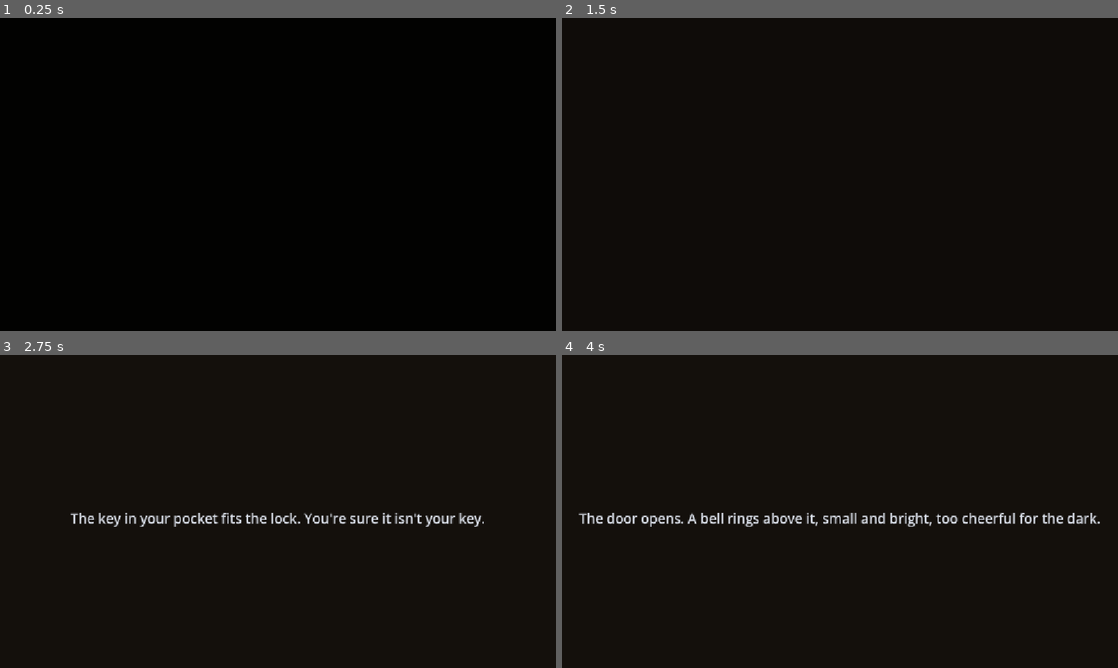
Above: before the commit, frames 1-4 (two rows, left to right).
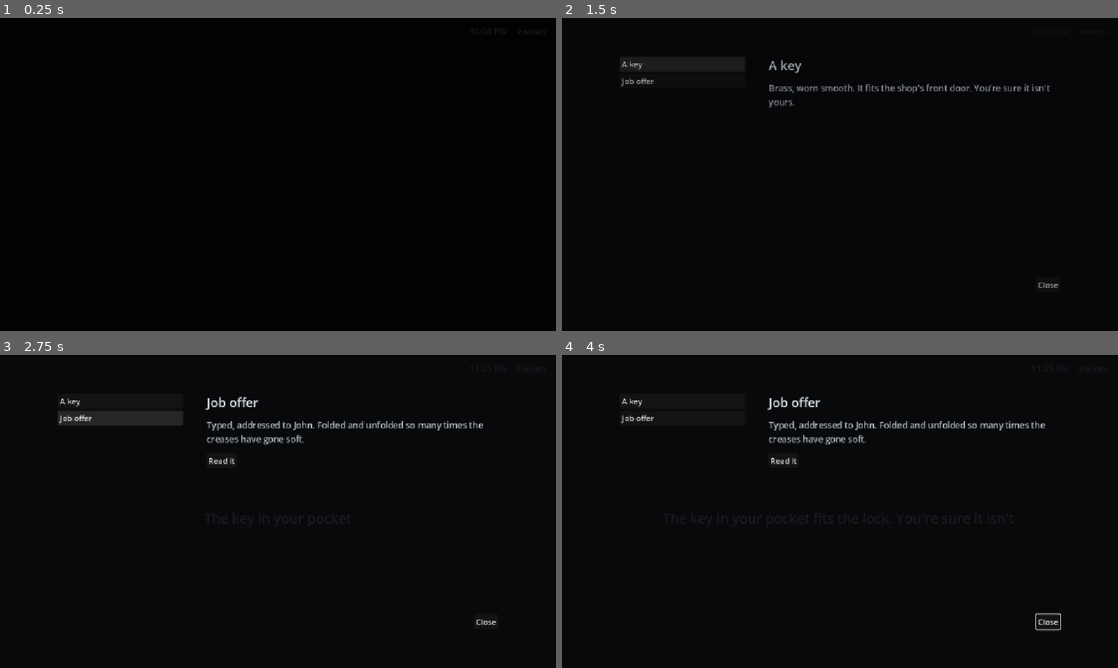
Above: after the commit, the same moments.

Repository: MicolDellaColletta/breakup
Game: Godot game, scene res://scenes/shop.tscn
Same seed, same stepped clock (60 frames per second), same inputs: the game is played once before the commit and once after it. This scene is started directly instead of the project's main scene. Sound files missing from this copy of the repository are replaced by a short silence.
Inputs (mouse positions are in pixels of both pictures, inside the frame that each line leads up to):
- Up to frame 1 (0.25 s): no input
- Up to frame 2 (1.5 s): click (1095, 30) at 0.5 s, where only the run after the commit has a clickable "Pockets"; click (684, 64) at 1.25 s, where only the run after the commit has a clickable "A key"
- Up to frame 3 (2.75 s): click (122, 417) at 2 s, where only the run after the commit has a clickable "Job offer"
- Up to frame 4 (4 s): click (784, 461) at 2.75 s, where only the run after the commit has a clickable "Read it"; click (840, 646) at 3.5 s, where only the run after the commit has a clickable "Put it away"

The runs differ from the first frame. In frame 1, less than 0.1% of the frame differs, in the area x 93-94%, y 3-4%; in frame 2, 0.9%; in frame 3, 3.6%, in the area x 10-90%, y 13-87%; in frame 4, 3.0%.

Commit message:
Add clock, pockets inventory and new sounds
- Time: GameState keeps the minutes of the night; story tags time=+15
  and time=23:30 move it forward, if=hour>=24 checks it; a clock in the
  new Hud shows it
- Inventory: items defined in story/items.cfg; take= and lose= tags,
  if=has:item condition; Pockets panel lists items and opens documents;
  queued "Added to your pockets" notes
- Prologue items: key, job offer, pawn ticket, rental agreement,
  letter (moved to story/documents so it can be re-read), Polaroid
- Narrator plays sound=/stop= tags for any scene that registers its
  sounds; after=bell waits for a sound to finish first
- New sounds: door shut, floorboards, knock and knock back in the shop;
  stairs, wind, wind chimes and TV static in the apartment
- New TV object in the apartment
- Car object buttons hide while examining so choices aren't covered

Co-Authored-By: Claude Opus 5.5 <noreply@anthropic.com>

Diff:
--- a/project.godot
+++ b/project.godot
@@ -19,6 +19,7 @@
 
 GameState="*uid://bnkvfcratkrx3"
 Transition="*res://scripts/transition.gd"
+Hud="*res://scenes/hud.tscn"
 
 [display]
 
--- a/scenes/apartment.tscn
+++ b/scenes/apartment.tscn
@@ -3,6 +3,10 @@
 [ext_resource type="Script" uid="uid://b70g8y11p0px" path="res://scripts/apartment.gd" id="1_pkwu2"]
 [ext_resource type="PackedScene" uid="uid://52gnq1c4els7" path="res://scenes/narrator.tscn" id="2_jq6rh"]
 [ext_resource type="AudioStream" uid="uid://d36jhfis185x" path="res://audio/freesound_community-radio-static-2-26831.mp3" id="3_jq6rh"]
+[ext_resource type="AudioStream" uid="uid://taqq4f8e7x83" path="res://audio/freesound_community-2-wood-staircase-old-creaking-footsteps-25941.mp3" id="4_stairs"]
+[ext_resource type="AudioStream" uid="uid://c0jpknx6vd8yr" path="res://audio/freesound_community-windy-day-indoors-windows-rattle-17087.mp3" id="5_wind"]
+[ext_resource type="AudioStream" uid="uid://b18rc4uxj4gv3" path="res://audio/freesound_community-small-wind-chimes-29982.mp3" id="6_chimes"]
+[ext_resource type="AudioStream" uid="uid://csrlyhxwjl870" path="res://audio/yourugor-tv-static-noise-291374.mp3" id="7_tv"]
 
 [node name="Apartment" type="Control" unique_id=1639265716]
 layout_mode = 3
@@ -71,8 +75,36 @@
 layout_mode = 2
 text = "Coat"
 
+[node name="TVButton" type="Button" parent="Objects" unique_id=1928374650]
+unique_name_in_owner = true
+layout_mode = 2
+text = "TV"
+
 [node name="RadioNight" type="AudioStreamPlayer" parent="." unique_id=1629980858]
 unique_name_in_owner = true
 stream = ExtResource("3_jq6rh")
 volume_db = -20.0
 parameters/looping = true
+
+
+[node name="Stairs" type="AudioStreamPlayer" parent="." unique_id=1530495867]
+unique_name_in_owner = true
+stream = ExtResource("4_stairs")
+volume_db = -6.0
+
+[node name="Wind" type="AudioStreamPlayer" parent="." unique_id=1630596968]
+unique_name_in_owner = true
+stream = ExtResource("5_wind")
+volume_db = -22.0
+autoplay = true
+parameters/looping = true
+
+[node name="Chimes" type="AudioStreamPlayer" parent="." unique_id=1730698069]
+unique_name_in_owner = true
+stream = ExtResource("6_chimes")
+volume_db = -14.0
+
+[node name="TVStatic" type="AudioStreamPlayer" parent="." unique_id=1830799170]
+unique_name_in_owner = true
+stream = ExtResource("7_tv")
+volume_db = -12.0
--- /dev/null
+++ b/scenes/hud.tscn
@@ -0,0 +1,116 @@
+[gd_scene format=3]
+
+[ext_resource type="Script" path="res://scripts/hud.gd" id="1_hud"]
+[ext_resource type="PackedScene" uid="uid://tyul2dy2d37i" path="res://scenes/document_viewer.tscn" id="2_doc"]
+
+[node name="Hud" type="CanvasLayer" unique_id=1102938475]
+layer = 50
+script = ExtResource("1_hud")
+
+[node name="TopBar" type="HBoxContainer" parent="." unique_id=1203948576]
+anchors_preset = 1
+anchor_left = 1.0
+anchor_right = 1.0
+offset_left = -220.0
+offset_top = 12.0
+offset_right = -16.0
+offset_bottom = 44.0
+grow_horizontal = 0
+theme_override_constants/separation = 16
+alignment = 2
+
+[node name="ClockLabel" type="Label" parent="TopBar" unique_id=1304958677]
+unique_name_in_owner = true
+layout_mode = 2
+theme_override_colors/font_color = Color(0.85, 0.87, 0.91, 0.8)
+theme_override_font_sizes/font_size = 18
+text = "10:00 PM"
+vertical_alignment = 1
+
+[node name="PocketsButton" type="Button" parent="TopBar" unique_id=1405968778]
+unique_name_in_owner = true
+layout_mode = 2
+text = "Pockets"
+
+[node name="Toast" type="Label" parent="." unique_id=1506978879]
+unique_name_in_owner = true
+anchors_preset = 5
+anchor_left = 0.5
+anchor_right = 0.5
+offset_left = -300.0
+offset_top = 16.0
+offset_right = 300.0
+offset_bottom = 44.0
+grow_horizontal = 2
+theme_override_colors/font_color = Color(0.85, 0.87, 0.91, 1)
+theme_override_font_sizes/font_size = 18
+text = "Added to your pockets: "
+horizontal_alignment = 1
+
+[node name="PocketsPanel" type="ColorRect" parent="." unique_id=1607988980]
+unique_name_in_owner = true
+anchors_preset = 15
+anchor_right = 1.0
+anchor_bottom = 1.0
+grow_horizontal = 2
+grow_vertical = 2
+color = Color(0.03, 0.035, 0.045, 0.92)
+
+[node name="Margins" type="MarginContainer" parent="PocketsPanel" unique_id=1708998081]
+layout_mode = 1
+anchors_preset = 15
+anchor_right = 1.0
+anchor_bottom = 1.0
+grow_horizontal = 2
+grow_vertical = 2
+theme_override_constants/margin_left = 120
+theme_override_constants/margin_top = 80
+theme_override_constants/margin_right = 120
+theme_override_constants/margin_bottom = 80
+
+[node name="Layout" type="HBoxContainer" parent="PocketsPanel/Margins" unique_id=1809008182]
+layout_mode = 2
+theme_override_constants/separation = 48
+
+[node name="ItemButtons" type="VBoxContainer" parent="PocketsPanel/Margins/Layout" unique_id=1910018283]
+unique_name_in_owner = true
+custom_minimum_size = Vector2(260, 0)
+layout_mode = 2
+
+[node name="Details" type="VBoxContainer" parent="PocketsPanel/Margins/Layout" unique_id=2011028384]
+layout_mode = 2
+size_flags_horizontal = 3
+theme_override_constants/separation = 16
+
+[node name="ItemName" type="Label" parent="PocketsPanel/Margins/Layout/Details" unique_id=2112038485]
+unique_name_in_owner = true
+layout_mode = 2
+theme_override_colors/font_color = Color(0.85, 0.87, 0.91, 1)
+theme_override_font_sizes/font_size = 26
+
+[node name="ItemDescription" type="Label" parent="PocketsPanel/Margins/Layout/Details" unique_id=1013048586]
+unique_name_in_owner = true
+layout_mode = 2
+theme_override_colors/font_color = Color(0.7, 0.72, 0.76, 1)
+theme_override_font_sizes/font_size = 18
+autowrap_mode = 2
+
+[node name="ReadButton" type="Button" parent="PocketsPanel/Margins/Layout/Details" unique_id=1114058687]
+unique_name_in_owner = true
+layout_mode = 2
+size_flags_horizontal = 0
+text = "Read it"
+
+[node name="Spacer" type="Control" parent="PocketsPanel/Margins/Layout/Details" unique_id=1215068788]
+layout_mode = 2
+size_flags_vertical = 3
+mouse_filter = 2
+
+[node name="CloseButton" type="Button" parent="PocketsPanel/Margins/Layout/Details" unique_id=1316078889]
+unique_name_in_owner = true
+layout_mode = 2
+size_flags_horizontal = 8
+text = "Close"
+
+[node name="DocumentViewer" parent="." unique_id=1417088990 instance=ExtResource("2_doc")]
+unique_name_in_owner = true
--- a/scenes/shop.tscn
+++ b/scenes/shop.tscn
@@ -8,6 +8,10 @@
 [ext_resource type="AudioStream" uid="uid://b6dkrnkat1vi3" path="res://audio/freesound_community-hum-59083.mp3" id="4_heatd"]
 [ext_resource type="AudioStream" uid="uid://cspfg3qbi7lob" path="res://audio/makigai_maimai-paper-245786.mp3" id="5_1v8qu"]
 [ext_resource type="AudioStream" uid="uid://e45tsmdy1v6x" path="res://audio/freesound_community-tear-paper-103161.mp3" id="6_tear"]
+[ext_resource type="AudioStream" uid="uid://b4gelg4sv5fd1" path="res://audio/soundreality-closed-door-411628.mp3" id="7_doorshut"]
+[ext_resource type="AudioStream" uid="uid://cj2muj1x5nnsb" path="res://audio/soundsgoodmusic-creaking-stairs-306029.mp3" id="8_floor"]
+[ext_resource type="AudioStream" uid="uid://cygvbcgbg1esw" path="res://audio/soundreality-door-knocking-175163.mp3" id="9_knock"]
+[ext_resource type="AudioStream" uid="uid://dgk873oa6xgdh" path="res://audio/dragon-studio-knocking-door-1-397992.mp3" id="10_knockback"]
 [ext_resource type="AudioStream" uid="uid://l26hxl6mp4k7" path="res://audio/freesound_community-phone-hang-up-46793.mp3" id="5_y6sft"]
 [ext_resource type="AudioStream" uid="uid://dia8qe3m72c7e" path="res://audio/freesound_community-telephone-off-hook-us-74706.mp3" id="6_m4ofw"]
 
@@ -110,3 +114,23 @@
 stream = ExtResource("6_m4ofw")
 volume_db = -12.0
 parameters/looping = true
+
+
+[node name="DoorShut" type="AudioStreamPlayer" parent="." unique_id=1520394857]
+unique_name_in_owner = true
+stream = ExtResource("7_doorshut")
+volume_db = -6.0
+
+[node name="Floorboards" type="AudioStreamPlayer" parent="." unique_id=1620495958]
+unique_name_in_owner = true
+stream = ExtResource("8_floor")
+volume_db = -8.0
+
+[node name="Knock" type="AudioStreamPlayer" parent="." unique_id=1720596059]
+unique_name_in_owner = true
+stream = ExtResource("9_knock")
+volume_db = -6.0
+
+[node name="KnockBack" type="AudioStreamPlayer" parent="." unique_id=1820697160]
+unique_name_in_owner = true
+stream = ExtResource("10_knockback")
--- a/scripts/apartment.gd
+++ b/scripts/apartment.gd
@@ -10,7 +10,15 @@
 @onready var bed_button: Button = %BedButton
 @onready var mirror_button: Button = %MirrorButton
 @onready var coat_button: Button = %CoatButton
+@onready var tv_button: Button = %TVButton
 @onready var radio_night: AudioStreamPlayer = %RadioNight
+@onready var wind: AudioStreamPlayer = %Wind
+
+@onready var sounds: Dictionary = {
+	"stairs": %Stairs,
+	"chimes": %Chimes,
+	"tv": %TVStatic,
+}
 
 var _decided: Array[String] = []
 
@@ -22,7 +30,9 @@
 	calendar_button.pressed.connect(_examine.bind("calendar", calendar_button))
 	mirror_button.pressed.connect(_examine.bind("mirror", mirror_button))
 	coat_button.pressed.connect(_examine.bind("coat", coat_button))
+	tv_button.pressed.connect(_examine.bind("tv", tv_button))
 	bed_button.pressed.connect(_on_bed_pressed)
+	narrator.use_sounds(sounds)
 	narrator.section_finished.connect(_on_section_finished)
 	narrator.choice_made.connect(_on_choice_made)
 	narrator.load_story(STORY_PATH)
@@ -59,6 +69,8 @@
 
 func _end_night() -> void:
 	narrator.set_input_enabled(false)
-	create_tween().tween_property(radio_night, "volume_db", -80.0, 2.0)
+	var tween: Tween = create_tween().set_parallel()
+	tween.tween_property(radio_night, "volume_db", -80.0, 2.0)
+	tween.tween_property(wind, "volume_db", -80.0, 2.0)
 	await Transition.fade_out(2.0)
 	print("End of the first night. Prologue complete!")
--- a/scripts/document_viewer.gd
+++ b/scripts/document_viewer.gd
@@ -26,7 +26,7 @@
 	title_label.text = parts[0].strip_edges()
 	body_label.text = parts[1].strip_edges() if parts.size() > 1 else ""
 	_doc_id = doc_id
-	GameState.add_evidence(doc_id)
+	GameState.add_item(doc_id)
 	paper_sound.play()
 	visible = true
 
--- a/scripts/drive.gd
+++ b/scripts/drive.gd
@@ -86,6 +86,7 @@
 
 func _return_to_main() -> void:
 	_examining = false
+	objects.visible = true
 	narrator.play("main", _main_index, true)
 	_check_wheel()
 
@@ -94,6 +95,8 @@
 		return
 	button.disabled = true
 	_examining = true
+	# Hidden while examining, so choices like the coat pocket's aren't covered.
+	objects.visible = false
 	_examined.append(object_id)
 	_main_index = narrator.get_line_index()
 	narrator.play(object_id)
--- a/scripts/game_state.gd
+++ b/scripts/game_state.gd
@@ -1,14 +1,76 @@
 extends Node
+
+signal time_changed
+signal item_added(item_id: String)
+
+const ITEMS_PATH: String = "res://story/items.cfg"
+const MINUTES_PER_DAY: int = 24 * 60
 
 var answered_phone: bool = false
 var rules_broken: Array[String] = []
+
+# Minutes since midnight on the first evening. Past midnight it keeps
+# counting up, so 1:00 AM that night is 25 * 60.
+var minutes: int = 22 * 60
+var hour: int:
+	get:
+		return floori(minutes / 60.0)
+
+var inventory: Array[String] = ["key", "job_offer"]
+var _items: ConfigFile = ConfigFile.new()
+
+func _ready() -> void:
+	if _items.load(ITEMS_PATH) != OK:
+		push_error("Could not load items: " + ITEMS_PATH)
 
 func break_rule(rule: String) -> void:
 	if not rules_broken.has(rule):
 		rules_broken.append(rule)
 
-var evidence: Array[String] = []
+# --- Time ---
 
-func add_evidence(doc_id: String) -> void:
-	if not evidence.has(doc_id):
-		evidence.append(doc_id)
+func pass_time(amount: int) -> void:
+	minutes += amount
+	time_changed.emit()
+
+# Moves the clock forward to the next time it reads "23:30". Never backwards.
+func set_clock(clock: String) -> void:
+	var parts: PackedStringArray = clock.split(":")
+	if parts.size() != 2:
+		push_warning("Clock time should look like 23:30, got: " + clock)
+		return
+	var day_start: int = floori(float(minutes) / MINUTES_PER_DAY) * MINUTES_PER_DAY
+	var target: int = day_start + parts[0].to_int() * 60 + parts[1].to_int()
+	while target < minutes:
+		target += MINUTES_PER_DAY
+	minutes = target
+	time_changed.emit()
+
+func clock_text() -> String:
+	var of_day: int = minutes % MINUTES_PER_DAY
+	var h: int = floori(of_day / 60.0)
+	var suffix: String = "AM" if h < 12 else "PM"
+	var shown: int = h % 12
+	if shown == 0:
+		shown = 12
+	return "%d:%02d %s" % [shown, of_day % 60, suffix]
+
+# --- Inventory ---
+
+func add_item(item_id: String) -> void:
+	if not _items.has_section(item_id):
+		push_warning("Unknown item (add it to items.cfg): " + item_id)
+		return
+	if inventory.has(item_id):
+		return
+	inventory.append(item_id)
+	item_added.emit(item_id)
+
+func remove_item(item_id: String) -> void:
+	inventory.erase(item_id)
+
+func has_item(item_id: String) -> bool:
+	return inventory.has(item_id)
+
+func item_info(item_id: String, key: String) -> String:
+	return _items.get_value(item_id, key, "")
--- /dev/null
+++ b/scripts/hud.gd
@@ -0,0 +1,85 @@
+extends CanvasLayer
+
+# Always on screen: the clock, the Pockets button, the pockets panel,
+# and a short note when something is added to your pockets.
+
+const TOAST_HOLD: float = 2.5
+
+@onready var clock_label: Label = %ClockLabel
+@onready var pockets_button: Button = %PocketsButton
+@onready var toast: Label = %Toast
+@onready var pockets_panel: ColorRect = %PocketsPanel
+@onready var item_buttons: VBoxContainer = %ItemButtons
+@onready var item_name: Label = %ItemName
+@onready var item_description: Label = %ItemDescription
+@onready var read_button: Button = %ReadButton
+@onready var close_button: Button = %CloseButton
+@onready var document_viewer: DocumentViewer = %DocumentViewer
+
+var _selected: String = ""
+var _toast_queue: Array[String] = []
+var _toast_showing: bool = false
+
+func _ready() -> void:
+	pockets_panel.visible = false
+	toast.modulate.a = 0.0
+	pockets_button.pressed.connect(open_pockets)
+	close_button.pressed.connect(close_pockets)
+	read_button.pressed.connect(_on_read_pressed)
+	document_viewer.closed.connect(_on_document_closed)
+	GameState.time_changed.connect(_update_clock)
+	GameState.item_added.connect(_on_item_added)
+	_update_clock()
+
+# --- Public: what other scenes can use ---
+
+func open_pockets() -> void:
+	for old in item_buttons.get_children():
+		old.queue_free()
+	for item_id in GameState.inventory:
+		var button: Button = Button.new()
+		button.text = GameState.item_info(item_id, "name")
+		button.alignment = HORIZONTAL_ALIGNMENT_LEFT
+		button.pressed.connect(_select.bind(item_id))
+		item_buttons.add_child(button)
+	_select(GameState.inventory[0] if not GameState.inventory.is_empty() else "")
+	pockets_panel.visible = true
+	# Holding focus here keeps Space/Enter from advancing the story underneath.
+	close_button.grab_focus()
+
+func close_pockets() -> void:
+	pockets_panel.visible = false
+
+# --- Private: the machinery ---
+
+func _update_clock() -> void:
+	clock_label.text = GameState.clock_text()
+
+func _select(item_id: String) -> void:
+	_selected = item_id
+	item_name.text = GameState.item_info(item_id, "name") if item_id != "" else "Nothing."
+	item_description.text = GameState.item_info(item_id, "description") if item_id != "" else ""
+	read_button.visible = item_id != "" and GameState.item_info(item_id, "document") != ""
+
+func _on_read_pressed() -> void:
+	document_viewer.open(GameState.item_info(_selected, "document"))
+
+func _on_document_closed(_doc_id: String) -> void:
+	close_button.grab_focus()
+
+# Notes wait their turn, so two items picked up close together both get seen.
+func _on_item_added(item_id: String) -> void:
+	_toast_queue.append("Added to your pockets: " + GameState.item_info(item_id, "name"))
+	if not _toast_showing:
+		_show_toasts()
+
+func _show_toasts() -> void:
+	_toast_showing = true
+	while not _toast_queue.is_empty():
+		toast.text = _toast_queue.pop_front()
+		var tween: Tween = create_tween()
+		tween.tween_property(toast, "modulate:a", 1.0, 0.3)
+		tween.tween_interval(TOAST_HOLD)
+		tween.tween_property(toast, "modulate:a", 0.0, 0.6)
+		await tween.finished
+	_toast_showing = false
--- a/scripts/narrator.gd
+++ b/scripts/narrator.gd
@@ -29,6 +29,7 @@
 var _input_enabled: bool = true
 var _section_done: bool = false
 var _speed: float = CHARACTERS_PER_SECOND
+var _sounds: Dictionary = {}
 
 func _ready() -> void:
 	advance_button.pressed.connect(_on_advance_pressed)
@@ -63,12 +64,34 @@
 	if _lines.is_empty():
 		_end_section()
 		return
-	_show_line(start_index)
+	# An instant start resumes a line the player already saw, so its
+	# sounds, time and items don't happen a second time.
+	_show_line(start_index, not instant)
 	if instant:
 		_finish_line()
 
 func get_line_index() -> int:
 	return _line_index
+
+# The scene's sounds, by the names story files use: sound=bell, stop=ring.
+func use_sounds(sounds: Dictionary) -> void:
+	_sounds = sounds
+
+func play_sound(sound_name: String) -> void:
+	if not _sounds.has(sound_name):
+		push_warning("Unknown sound: " + sound_name)
+		return
+	_sounds[sound_name].play()
+
+func stop_sound(sound_name: String) -> void:
+	if sound_name == "all":
+		for player in _sounds.values():
+			player.stop()
+		return
+	if not _sounds.has(sound_name):
+		push_warning("Unknown sound: " + sound_name)
+		return
+	_sounds[sound_name].stop()
 
 func set_input_enabled(enabled: bool) -> void:
 	_input_enabled = enabled
@@ -119,6 +142,8 @@
 	var result: bool
 	if text.begins_with("broke:"):
 		result = GameState.rules_broken.has(text.trim_prefix("broke:"))
+	elif text.begins_with("has:"):
+		result = GameState.has_item(text.trim_prefix("has:"))
 	else:
 		result = _compare(text)
 	return result != negate
@@ -172,17 +197,18 @@
 
 func _on_choice_pressed(choice: Dictionary) -> void:
 	_hide_choices()
-	if choice.has("break"):
-		GameState.break_rule(choice["break"])
+	_apply_effects(choice)
 	choice_made.emit(choice)
 	# Targets starting with @ are events for the scene, not story sections.
 	var target: String = choice["target"]
 	if not target.begins_with("@"):
 		play(target)
 
-func _show_line(index: int) -> void:
+func _show_line(index: int, with_effects: bool = true) -> void:
 	_line_index = index
 	var line: Dictionary = _lines[index]
+	if with_effects:
+		_apply_effects(line)
 	var speaker: Dictionary = SPEAKERS[line["speaker"]]
 	_speed = speaker.get("speed", CHARACTERS_PER_SECOND)
 	speaker_label.text = speaker["name"]
@@ -192,6 +218,35 @@
 	_revealed = 0.0
 	narration_label.visible_characters = 0
 	line_shown.emit(line)
+
+# Options that change the world, on a line when it's shown or on a choice
+# when it's picked: stop=, sound=, time=, take=, lose=, break=
+func _apply_effects(entry: Dictionary) -> void:
+	if entry.has("stop"):
+		stop_sound(entry["stop"])
+	if entry.has("sound"):
+		if entry.has("after"):
+			_play_after(entry["sound"], entry["after"])
+		else:
+			play_sound(entry["sound"])
+	if entry.has("time"):
+		var time: String = entry["time"]
+		if time.begins_with("+"):
+			GameState.pass_time(time.to_int())
+		else:
+			GameState.set_clock(time)
+	if entry.has("take"):
+		GameState.add_item(entry["take"])
+	if entry.has("lose"):
+		GameState.remove_item(entry["lose"])
+	if entry.has("break"):
+		GameState.break_rule(entry["break"])
+
+# sound=door_shut | after=bell: wait for the bell to finish first.
+func _play_after(sound_name: String, first: String) -> void:
+	if _sounds.has(first) and _sounds[first].playing:
+		await _sounds[first].finished
+	play_sound(sound_name)
 
 func _finish_line() -> void:
 	_revealed = narration_label.get_total_character_count()
@@ -233,7 +288,8 @@
 			choice["from"] = current
 			sections[current]["choices"].append(choice)
 			continue
-		var parts: PackedStringArray = text.split(":", true, 1)
+		# Split at ": " so options like time=23:30 or if=has:key stay whole.
+		var parts: PackedStringArray = text.split(": ", true, 1)
 		if parts.size() < 2:
 			push_warning("Skipping line: " + raw)
 			continue
--- a/scripts/shop.gd
+++ b/scripts/shop.gd
@@ -1,7 +1,7 @@
 extends Control
 
 const STORY_PATH: String = "res://story/shop.txt"
-const LETTER_PATH: String = "res://story/letter.txt"
+const LETTER_PATH: String = "res://story/documents/letter.txt"
 const APARTMENT_SCENE: String = "res://scenes/apartment.tscn"
 
 const LIGHTS: Dictionary = {
@@ -24,12 +24,17 @@
 	"bell": %DoorBell,
 	"paper": %PaperSound,
 	"tear": %EnvelopeTear,
+	"door_shut": %DoorShut,
+	"floorboards": %Floorboards,
+	"knock": %Knock,
+	"knock_back": %KnockBack,
 }
 
 func _ready() -> void:
 	letter_panel.visible = false
 	letter_text.text = _read_letter(LETTER_PATH)
 	fold_button.pressed.connect(_on_fold_pressed)
+	narrator.use_sounds(sounds)
 	narrator.line_shown.connect(_on_line_shown)
 	narrator.choice_made.connect(_on_choice_made)
 	narrator.load_story(STORY_PATH)
@@ -38,11 +43,14 @@
 	narrator.set_input_enabled(true)
 	narrator.play("arrival")
 
+# The first line of a document is its title; the letter panel only shows the body.
 func _read_letter(path: String) -> String:
 	var text: String = FileAccess.get_file_as_string(path)
 	if text == "":
 		push_error("Could not read the letter: " + path)
-	return text
+		return text
+	var parts: PackedStringArray = text.split("\n", true, 1)
+	return parts[1].strip_edges() if parts.size() > 1 else ""
 
 # The story file decides where each choice leads; this only adds the sounds.
 func _on_choice_made(choice: Dictionary) -> void:
@@ -72,10 +80,6 @@
 	narrator.set_input_enabled(true)
 
 func _on_line_shown(line: Dictionary) -> void:
-	if line.has("stop"):
-		_stop_sound(line["stop"])
-	if line.has("sound"):
-		_play_sound(line["sound"])
 	if line.has("light"):
 		_set_light(line["light"])
 
@@ -87,22 +91,6 @@
 	background.color = LIGHT_FLASH
 	var tween: Tween = create_tween()
 	tween.tween_property(background, "color", LIGHTS[light_name], 1.2)
-
-func _play_sound(sound_name: String) -> void:
-	if not sounds.has(sound_name):
-		push_warning("Unknown sound: " + sound_name)
-		return
-	sounds[sound_name].play()
-
-func _stop_sound(sound_name: String) -> void:
-	if sound_name == "all":
-		for player in sounds.values():
-			player.stop()
-		return
-	if not sounds.has(sound_name):
-		push_warning("Unknown sound: " + sound_name)
-		return
-	sounds[sound_name].stop()
 
 func _wait(seconds: float) -> void:
 	await get_tree().create_timer(seconds).timeout
@@ -120,8 +108,9 @@
 	_open_letter()
 
 func _open_letter() -> void:
-	_stop_sound("all")
+	narrator.stop_sound("all")
 	sounds["paper"].play()
+	GameState.add_item("letter")
 	narrator.set_input_enabled(false)
 	letter_panel.visible = true
 
--- /dev/null
+++ b/story/items.cfg
@@ -0,0 +1,30 @@
+; Everything the player can carry.
+; The [id] is what story files use:  take=pawn_ticket   lose=key   if=has:pawn_ticket
+; document= is a file in story/documents/ the player can read from their pockets.
+
+[key]
+name="A key"
+description="Brass, worn smooth. It fits the shop's front door. You're sure it isn't yours."
+
+[job_offer]
+name="Job offer"
+description="Typed, addressed to John. Folded and unfolded so many times the creases have gone soft."
+document="job_offer"
+
+[rental_agreement]
+name="Rental agreement"
+description="Northern Lights Auto Rental, Anchorage. The renter's name has run, as if the paper got wet."
+document="rental_agreement"
+
+[pawn_ticket]
+name="Pawn ticket no. 0447"
+description="From the glovebox. On the back, in pencil, the address of the shop."
+
+[letter]
+name="Letter for the keeper"
+description="Eight rules, in handwriting that presses through to the other side of the page."
+document="letter"
+
+[polaroid]
+name="Polaroid"
+description="The shop at night, taken from the trees across the road. Your car is parked outside. Dated last week."
Not shown, added: audio/dragon-studio-knocking-door-1-397992.mp3.import
Not shown, added: audio/freesound_community-2-wood-staircase-old-creaking-footsteps-25941.mp3.import
Not shown, added: audio/freesound_community-small-wind-chimes-29982.mp3.import
Not shown, added: audio/freesound_community-windy-day-indoors-windows-rattle-17087.mp3.import
Not shown, added: audio/soundreality-closed-door-411628.mp3.import
Not shown, added: audio/soundreality-door-knocking-175163.mp3.import
Not shown, added: audio/soundsgoodmusic-creaking-stairs-306029.mp3.import
Not shown, added: audio/yourugor-tv-static-noise-291374.mp3.import
Not shown, added: scripts/hud.gd.uid
Not shown, changed: story/apartment.txt
Not shown, changed: story/documents/letter.txt
Not shown, changed: story/drive.txt
(and 9 more such lines)
